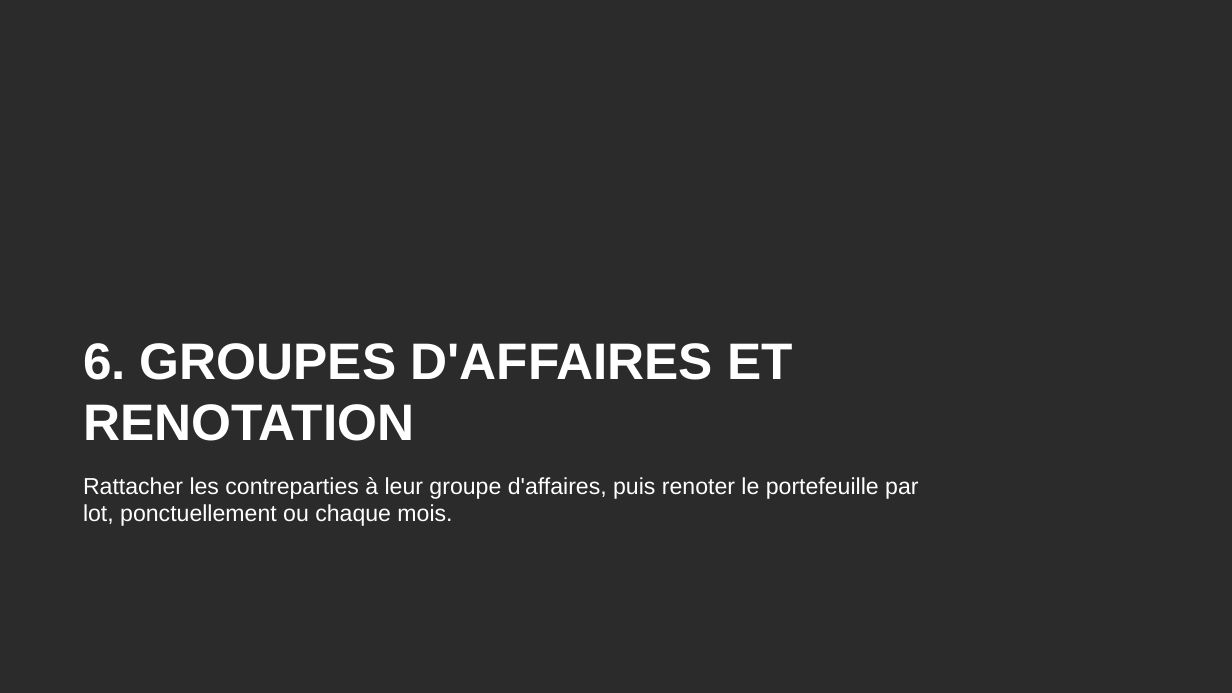
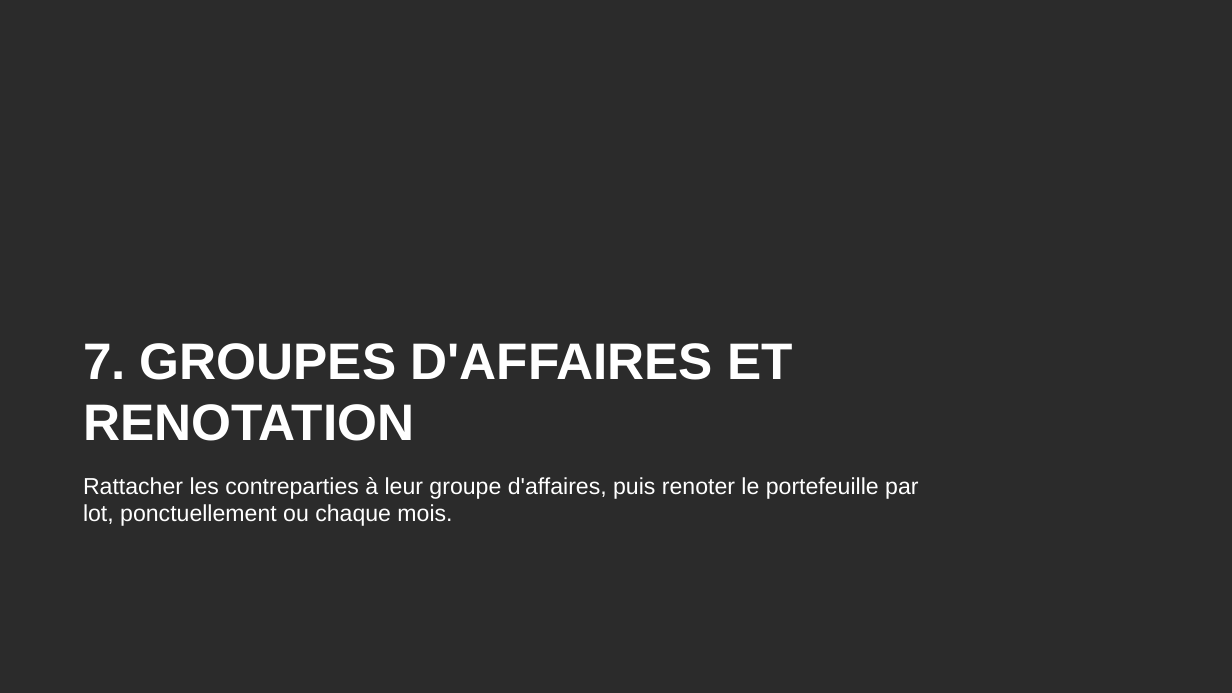
Before and after one commit to tariqeddoumi/Entreprise-scoring-cl, a slide deck: slide 47 of docs/guides/Guide_utilisateur_outil_notation.pptx (slide 38 before the commit). Drawn at 1232x693 pixels with LibreOffice and Linux fonts; fonts in the diff are those of the drawing; background and template pictures are left out; a plain dark background stands for a picture behind light text. Boxes give left, top, right and bottom in pixels: in the first picture for what was removed or moved away, otherwise in the second. Text is boxed around its words. In the diff, an @@ line names an element or a change of style, - is before the commit and + after.

```diff
--- a/docs/guides/Guide_utilisateur_outil_notation.pptx
+++ b/docs/guides/Guide_utilisateur_outil_notation.pptx
@@ title at <box>83,343,792,441</box>: text changed @@
-6. GROUPES D'AFFAIRES ET RENOTATION
+7. GROUPES D'AFFAIRES ET RENOTATION
```
Also in this commit, not shown: 11 other slides changed, 9 slides added, 3 other files.
